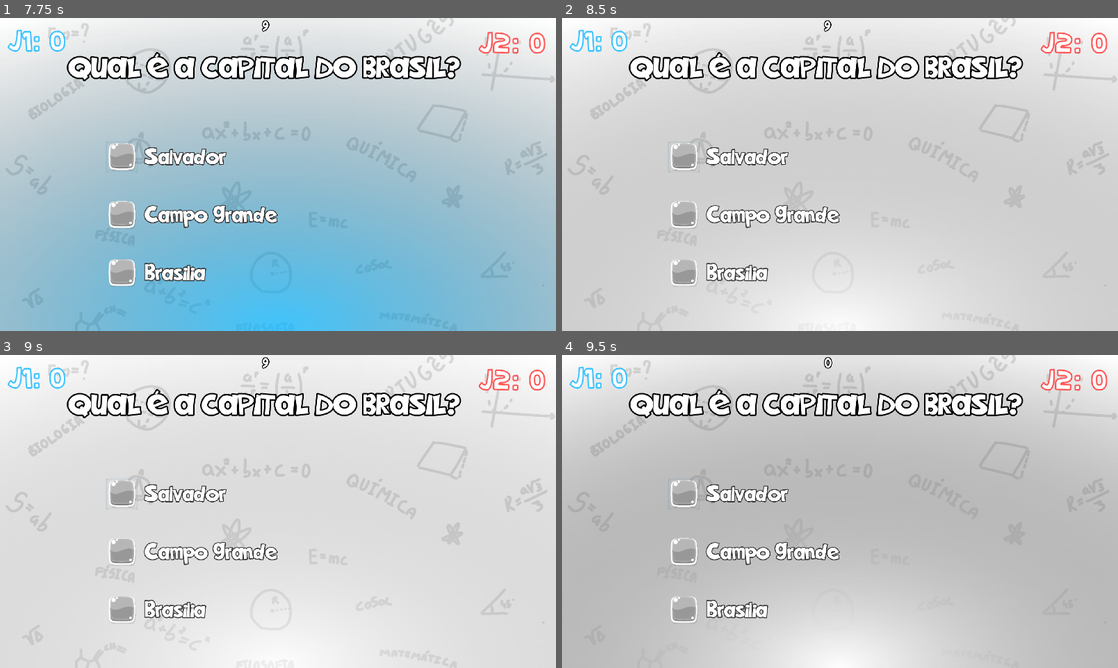
Above: before the commit, frames 1-4 (two rows, left to right).
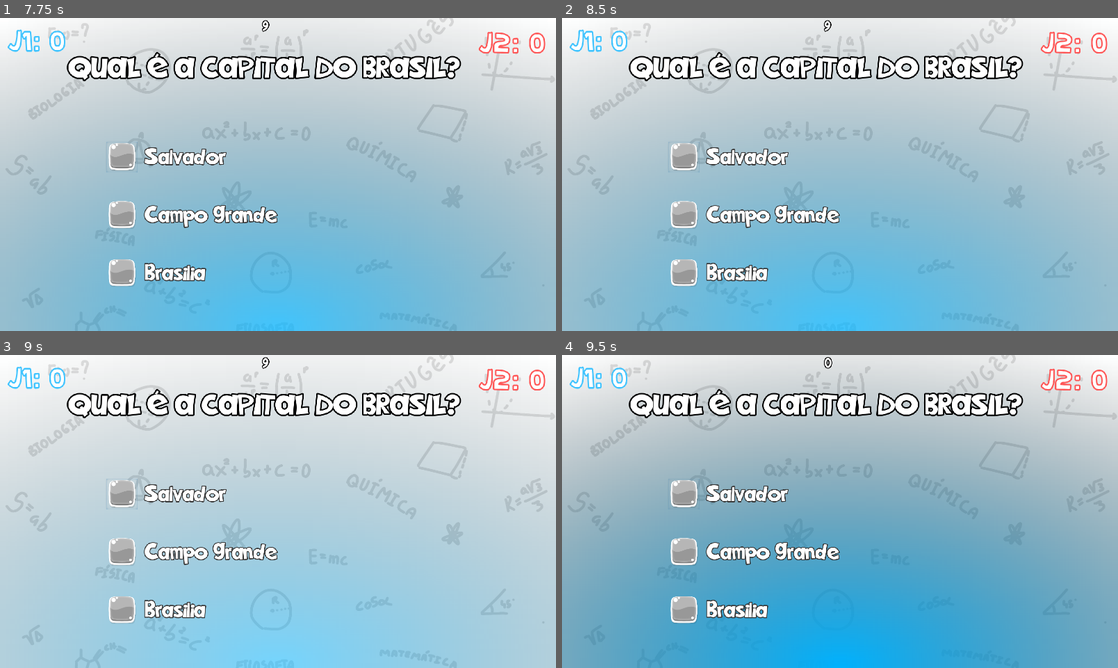
Above: after the commit, the same moments.

Repository: LabirasIFPI/Quiz-SKAR
Game: Godot game, scene res://Cenas/Menu.tscn
Same seed, same stepped clock (60 frames per second), same inputs: the game is played once before the commit and once after it.
Inputs (mouse positions are in pixels of both pictures, inside the frame that each line leads up to):
- Up to frame 1 (7.75 s): click (278, 174) at 0.5 s; tap Enter at 1.25, 3.5, 5.75 s; hold Page Up (ui_page_up) 1.28-2.03 s; tap A (A) at 1.35, 4.55, 5.85 s; tap B (B) at 1.55, 2.1, 6.05, 6.6 s; tap Space at 2, 4.25, 6.5 s; tap C (C) at 2.3, 2.85, 6.8, 7.35 s; hold Page Up (ui_page_up) 2.78-4.28 s; tap 1 (JogadorAzul) at 3.05, 3.6, 7.55 s; tap 2 (JogadorVermelho) at 3.8, 4.35 s; click (122, 155) at 5.02 s; hold Page Up (ui_page_up) from 7.28 s (still down)
- Up to frame 2 (8.5 s): keep holding Page Up (ui_page_up); tap 1 (JogadorAzul) at 8.1 s; tap 2 (JogadorVermelho) at 8.3 s
- Up to frame 3 (9 s): keep holding Page Up (ui_page_up); tap 2 (JogadorVermelho) at 8.85 s
- Up to frame 4 (9.5 s): keep holding Page Up (ui_page_up); tap A (A) at 9.05 s

Frame 1 is identical in both runs. In frame 2, 62% of the frame differs, in the area x 0-100%, y 28-100%; in frame 3, 54%; in frame 4, 65%, in the area x 0-100%, y 26-100%.

Commit message:
feat: Global and quizmain code refactor.

Diff:
--- a/Cenas/QuizMain.tscn
+++ b/Cenas/QuizMain.tscn
@@ -83,7 +83,7 @@
 
 [node name="TLPR" type="Timer" parent="."]
 
-[node name="Timer" type="Timer" parent="."]
+[node name="AddPointEffectTimer" type="Timer" parent="."]
 
 [node name="CanvasLayer" type="CanvasLayer" parent="."]
 layer = -1
@@ -151,5 +151,5 @@
 text = "+1"
 
 [connection signal="timeout" from="TLPR" to="." method="_on_TLPR_timeout"]
-[connection signal="timeout" from="Timer" to="." method="_on_Timer_timeout"]
+[connection signal="timeout" from="AddPointEffectTimer" to="." method="_onAddPointEffectTimerTimeout"]
 [connection signal="timeout" from="next_fortime" to="." method="_on_next_fortime_timeout"]
--- a/Códigos/Global.gd
+++ b/Códigos/Global.gd
@@ -5,12 +5,30 @@
 var pontos_p1 : = 0;
 #contagem de pontos do jogador 2 (vermelho)
 var pontos_p2: = 0;
+
+# pontos[0] --- pontuação do jogador 1
+# pontos[1] --- pontuação do jogador 2
+var pontos: Array = [0, 0];
+
+# Armazena o indice do jogador da vez. -1 = ninguem, 0 = azul, 1 = vermelho
+var jogadorAtual = -1;
+
+
 # Quando o jogadro 1(azul) apertou o botão primeiro ==>vez de resposta
-var resp_p1: = false;
+#var resp_p1: = false;
 #Quando o jogadro dois(red) apertou o botã primeiro ==>vez de resposta
-var resp_p2: = false;
+#var resp_p2: = false;
 
 func _ready():
 	pass
 func _process(delta):
 	print(resposta)
+
+## Define o jogador da vez para o indice desejado
+func definirJogadorAtual(ind):
+	if global.jogadorAtual == -1:
+		global.jogadorAtual = ind;
+
+## Avalia se há algum jogador na vez
+func temJogadorNaVez():
+	return global.jogadorAtual != -1;
--- a/Códigos/QuizMain.gd
+++ b/Códigos/QuizMain.gd
@@ -265,7 +265,7 @@
 }
 ]
 
-onready var _label_aviso = get_node("CanvasLayer2/aviso")
+onready var _label_aviso = get_node("CanvasLayer2/aviso") as Label
 ## Dicionario de pergunta atualmente sendo exibido.
 var perguntaExibida = null;
 
@@ -347,55 +347,43 @@
 	return have
 
 
-##############################################################
+## Função do loop principal do jogo.
 func _process(delta: float) -> void:
-	var correta
-	var _tempo_label = get_node("CanvasLayer/tempo_por_resp")
-
-	_tempo_label.text = str(int($TLPR.time_left))
-	_points_p1.text = "J1: " + (str(global.pontos_p1))
-	_points_p2.text = "J2: " + (str(global.pontos_p2))
-
-	# Para fins de teste, avançar pergunta
-
-
-	#LEMBRAR: pageup substitui alguma alternativa
-	if global.resp_p1 or global.resp_p2:
-		alt_A()
-		alt_B()
-		alt_C()
+
+	# Atualizar texto do tempo.
+	var _tempo_label = get_node("CanvasLayer/tempo_por_resp");
+	_tempo_label.text = str(int($TLPR.time_left));
+
+	# Atualizar pontuação dos jogadores
+	_points_p1.text = "J1: " + (str(global.pontos[0]));
+	_points_p2.text = "J2: " + (str(global.pontos[1]));
+
+	# Detectar alternativa caso tenha um jogador ingressado.
+	if global.temJogadorNaVez():
+		global.resposta = detectarComando();
 		if global.resposta != -1:
+			$TLPR.stop();
 			if checarResposta(global.resposta):
-				correta = 1
 				print("Acertou");
 			else:
-				correta = 0
 				print("Errrouuu");
 
-
-	if global.resp_p1 == true and Input.is_action_just_pressed("ui_page_up"):
-		$TLPR.stop()
-		_label_aviso.text = ""
-		actualQuestionInd += 1
-		gerarNovaPergunta()
-		#reseta as variavies de definição de recebimento dos pontos
-		ponto_blue()
-
-	if global.resp_p2 == true and Input.is_action_just_pressed("ui_page_up"):
-		$TLPR.stop()
-		_label_aviso.text = ""
-		actualQuestionInd += 1
-		gerarNovaPergunta()
-		#reseta as variavies de definição de recebimento dos pontos
-		ponto_red()
-
+		# Para fins de teste, avançar pergunta com PAGEUP
+		# LEMBRAR: pageup substitui alguma alternativa
+		if Input.is_action_just_pressed("ui_page_up"):
+			$TLPR.stop();
+			_label_aviso.text = "";
+			actualQuestionInd += 1;
+			gerarNovaPergunta();
+			adicionarPonto(global.jogadorAtual);
+			global.jogadorAtual = -1;
+
+	# Detectar entrada de jogadores na vez
 	input_signal_players();
 
-	updateBgColor();
-
-	# Detectar entrada de alternativa se tiver um jogador ingressado
-
-###########################################################end
+	# Atualiza cor do plano de fundo
+	changeBackgroundByPlayer();
+	updateBgColorAlpha();
 
 
 func limparExibicao():
@@ -414,13 +402,14 @@
 	atualizarExibicao()
 
 
+## Tempo da pergunta se esgotou
 func _on_TLPR_timeout() -> void:
-	if global.resp_p1:
-		print("zuuullllll")
-		ponto_red()
-	else:
-		print("reedddd")
-		ponto_blue()
+	# Se houver um jogador na vez, o ponto vai para o jogador oposto.
+	if global.temJogadorNaVez():
+		# Obter índice do jogador oposto.
+		var _sinal = 1 - 2 * global.jogadorAtual;
+		var ganhador = global.jogadorAtual + 1  * _sinal;
+		adicionarPonto(ganhador);
 	$TLPR.stop()
 	_label_aviso.text = str("Seu tempo acabou :(")
 	$next_fortime.start(2)
@@ -430,54 +419,67 @@
 #Futuramente será quem enviar o sinal via wu-fi primero, por isso não foi colocado uma condiçao
 #de "impedimento" (esp ja tem) ==> @WILLDO
 func input_signal_players():
-	if Input.is_action_just_pressed("JogadorAzul"):
-		global.resp_p1 = true;
+	var _atual = -1;
+	var _comandos = ["JogadorAzul", "JogadorVermelho"];
+	for i in range(len(_comandos)):
+		if Input.is_action_just_pressed(_comandos[i]):
+			_atual += i + 1;
+
+	# Se apenas um jogador apertou:
+	if _atual >= 0 and _atual < 2:
+		global.definirJogadorAtual(_atual);
+		colorProgress = 0.0;
 		$TLPR.start(10)
-		changeBackgroundByPlayer();
-
-	if Input.is_action_just_pressed("JogadorVermelho"):
-		global.resp_p2 = true;
-		$TLPR.start(10)
-		changeBackgroundByPlayer();
-
+	else:
+		# Aconteceu de ninguém apertar, ou dos dois apertarem no mesmo instante.
+		pass
 
 
 func changeBackgroundByPlayer():
 	var _bgText = get_node("CanvasLayer/CorRespondedor").texture.gradient as Gradient;
-	colorProgress = 0.0;
-
-	if global.resp_p1 and not global.resp_p2:
+
+	if global.jogadorAtual == 0:
 		_bgText.colors[0] = Color(0,0.7,1, 0.21);
-	elif global.resp_p2 and not global.resp_p1:
+	elif global.jogadorAtual == 1:
 		_bgText.colors[0] = Color(1,0.2,0.2, 0.21);
 	else:
 		_bgText.colors[0] = Color.white;
 
 
-func updateBgColor():
+func updateBgColorAlpha():
 	# Se alguem tiver apertado:
-	if global.resp_p1 or global.resp_p2:
-		colorProgress = move_toward(colorProgress, 1.08, 0.068);
+	colorProgress = move_toward(colorProgress, float(global.temJogadorNaVez()), 0.068);
 
 	var _bgText = get_node("CanvasLayer/CorRespondedor").texture.gradient as Gradient;
 	_bgText.colors[0].a = colorProgress;
 
 
+# Funções desativadas por enquanto, pois foram substituidas pela detectarComando --- checar se vão ser necessarias
 #Essas funções serão atribuídas aos sinais que serão recebidos pelo Esp32
-func alt_A():
-	if Input.is_action_just_pressed("A"):#substituida por sinais(será o novo "pageup")
-		global.resposta = 0;
-		$TLPR.stop()
-
-func alt_B():
-	if Input.is_action_just_pressed("B"):
-		global.resposta = 1;
-		$TLPR.stop()
-
-func alt_C():
-	if Input.is_action_just_pressed("C"):
-		global.resposta = 2;
-		$TLPR.stop()
+#func alt_A():
+#	if Input.is_action_just_pressed("A"):#substituida por sinais(será o novo "pageup")
+#		global.resposta = 0;
+#		$TLPR.stop()
+#
+#func alt_B():
+#	if Input.is_action_just_pressed("B"):
+#		global.resposta = 1;
+#		$TLPR.stop()
+#
+#func alt_C():
+#	if Input.is_action_just_pressed("C"):
+#		global.resposta = 2;
+#		$TLPR.stop()
+
+
+## Detecta os comandos das alternativas e retorna  o indice selecionado.
+func detectarComando():
+	var comandos = ["A", "B", "C"];
+	for i in range(len(comandos)):
+		if Input.is_action_just_pressed(comandos[i]):
+			return i;
+	return -1;
+
 
 ## Confere se a alternativa selecionada é a correta.
 func checarResposta(ind):
@@ -486,35 +488,29 @@
 		return _optionToCheck.optionID == 0
 	return false
 
-
-func ponto_red():#WILLDO confiderar se a reszposta foi errada
-	global.pontos_p2 += 1
-	global.resp_p1 = 0;
-	global.resp_p2 = 0;
-	var _label_ponto = get_node("CanvasLayer2/add_point")
-	_label_ponto.visible = true
-	_label_ponto.set_modulate(Color.red)
-	$Timer.start(0.5)
-
-func ponto_blue(): #futuramente considerar se a resposta foi errada
-	global.pontos_p1 += 1
-	global.resp_p1 = 0;
-	global.resp_p2 = 0;
-	var _label_ponto = get_node("CanvasLayer2/add_point")
-	_label_ponto.visible = true
-	_label_ponto.set_modulate(Color.dodgerblue)
-	$Timer.start(0.5)
-
-
-func _on_Timer_timeout() -> void:
+## Torna visivel efeitos de acerto de acordo com o jogador desejado.
+func exibirEfeitoDeAcerto(indJogador):
+	var _label_ponto = get_node("CanvasLayer2/add_point");
+	_label_ponto.visible = true;
+	var _colors = [Color.dodgerblue, Color.red]
+	_label_ponto.set_modulate(_colors[indJogador]);
+
+## Adiciona um ou mais pontos para o jogador desejado
+func adicionarPonto(indJogador, qntPontos = 1):
+	global.pontos[indJogador] += qntPontos;
+	exibirEfeitoDeAcerto(indJogador);
+	$AddPointEffectTimer.start(0.5)
+
+
+## Retorna a pergunta novamente
+func _on_next_fortime_timeout() -> void:
+	global.jogadorAtual = -1;
+	_label_aviso.text = str("");
+	$next_fortime.stop();
+	actualQuestionInd += 1;
+	gerarNovaPergunta();
+	$TLPR.stop();
+
+## Sinaliza quando o efeito de adição de pontos se encerrar.
+func _onAddPointEffectTimerTimeout():
 	$CanvasLayer2/add_point.visible = false
-
-
-func _on_next_fortime_timeout() -> void: #pra retornar às perguntas normalmwengte :( :(
-	global.resp_p1 = false
-	global.resp_p2 = false
-	_label_aviso.text = str("")
-	$next_fortime.stop()
-	actualQuestionInd += 1
-	gerarNovaPergunta()
-	$TLPR.stop()
